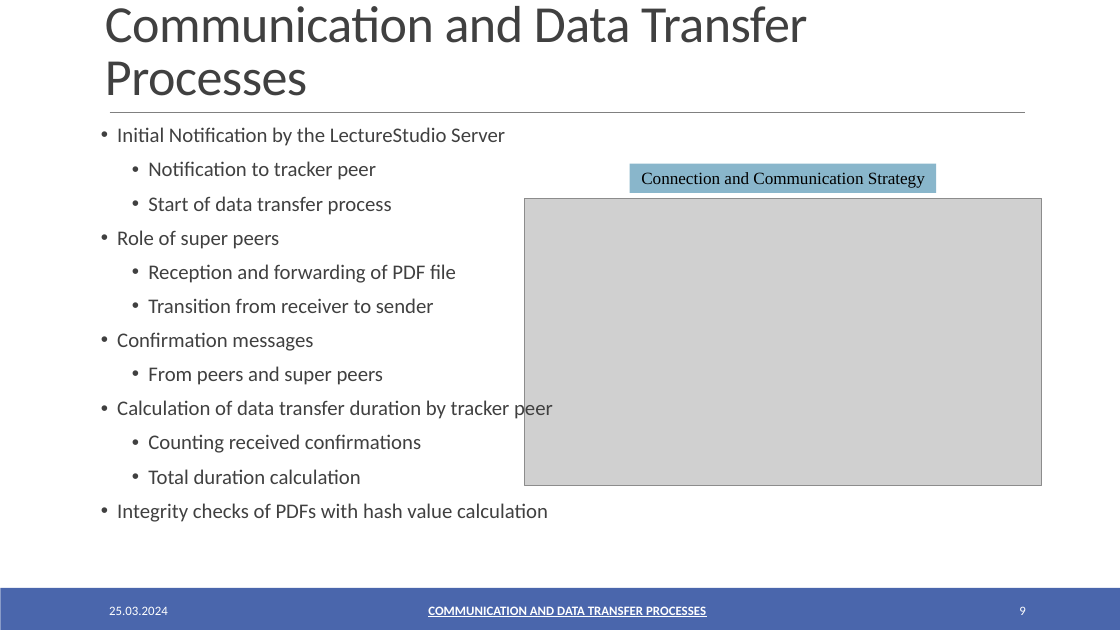
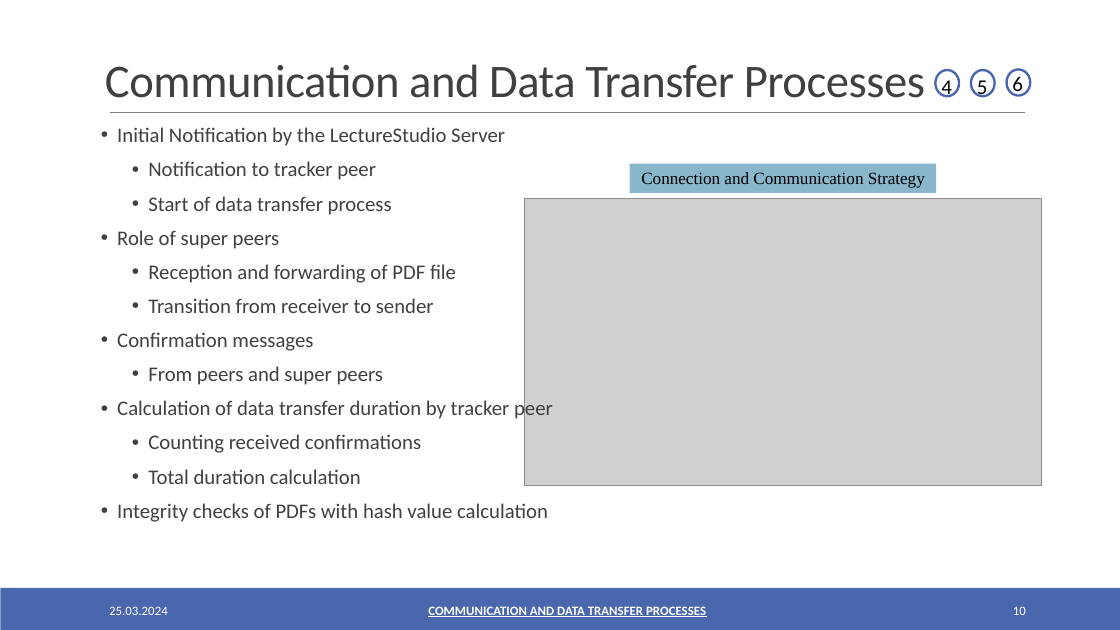
Before and after one commit to oezcankaraca/abschlussvortrag, a slide deck: slide 10 of Abschlussvortrag.pptx (slide 9 before the commit). Drawn at 1120x630 pixels with LibreOffice and Linux fonts; fonts in the diff are those of the drawing; grey boxes stand for pictures. Boxes give left, top, right and bottom in pixels: in the first picture for what was removed or moved away, otherwise in the second. Text is boxed around its words. In the diff, an @@ line names an element or a change of style, - is before the commit and + after.

```diff
--- a/Abschlussvortrag.pptx
+++ b/Abschlussvortrag.pptx
@@ title "Communication and Data Transfer Processes" at bbox=[105, 64, 925, 98]: size 44.6 to 40 pt, letter spacing -0.5 to -0.4 pt @@
@@ ellipse added at bbox=[935, 70, 959, 96], fill #FFFFFF, outline #4A66AC 2 pt @@
@@ text added at bbox=[941, 80, 952, 98], 18 pt, text #000000 @@
+4
@@ ellipse added at bbox=[971, 70, 995, 96], fill #FFFFFF, outline #4A66AC 2 pt @@
@@ text added at bbox=[977, 80, 988, 98], 18 pt, text #000000 @@
+5
@@ ellipse added at bbox=[1007, 70, 1030, 96], fill #FFFFFF, outline #4A66AC 2 pt @@
@@ text added at bbox=[1012, 76, 1023, 97], 18 pt, text #000000 @@
+6
@@ page number added at bbox=[1013, 606, 1026, 615], 11 pt, text #FFFFFF @@
+10
@@ page number removed at bbox=[1019, 606, 1025, 615] @@
-9
```
Also in this commit, not shown: 17 other slides changed, 2 slides added, 2 other files.
